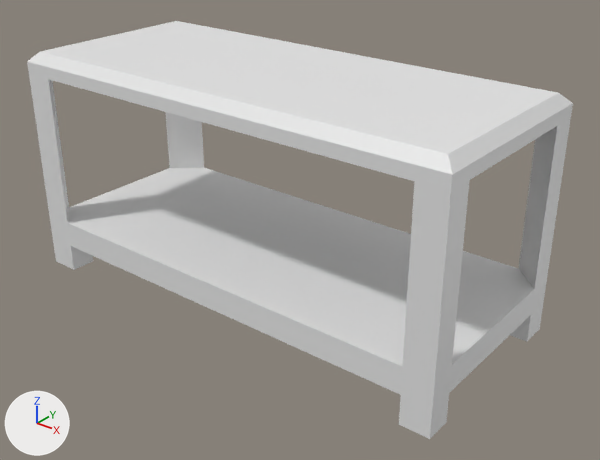
The Blender file godot/models/Props/Shelf.blend: old version first, new version second.
Both versions are drawn from a camera (50 mm lens) standing at (1.77, -2.093, 1.6) and looking at (0.099, -0.004, 0.304). The axes (+X, +Y, +Z) are drawn at lower left. The lights are the same throughout.
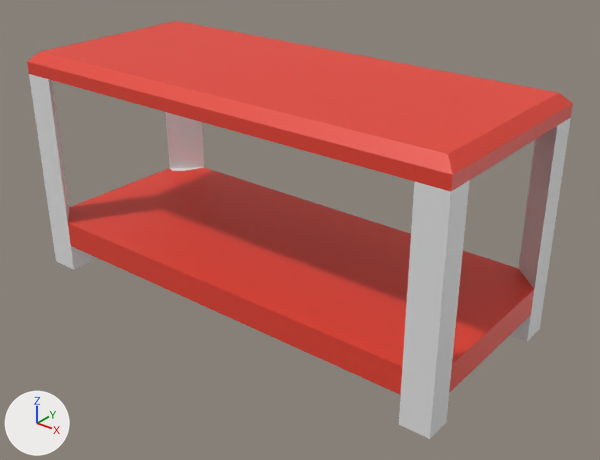
Location of each change, (x1, y1, x2, y2) in pixels of the pictures (600 x 460 px):
part 1 of me_cube_001, recoloured (white to red)
    both: (27, 21, 573, 395)

Edits to the bpy script that builds the scene:
```text
Add mat_wood:
    mat_wood = principled_material('Wood')
    mat_wood.base_color = (0.8, 0.054, 0.0306)  # red #e74231
Add mat_metal:
    mat_metal = principled_material('Metal')
    mat_metal.base_color = (0.8, 0.8, 0.8)  # white #e7e7e7
Change me_cube_001:
    where me_cube_001.from_pydata(...)  # 72 vertices, 80 faces; spans x -0.88..0.88, y -0.38..0.38, z 0.01..0.87
    used by ob_cube; location = (0.0, 0.0, 0.0)
    me_cube_001 part 1: 40 of the faces centred in x -0.88..0.88, y -0.38..0.38, z 0.12..0.87 switch from no material to mat_wood (red #e74231)
    add me_cube_001.materials.append(mat_metal)  # white #e7e7e7
```
